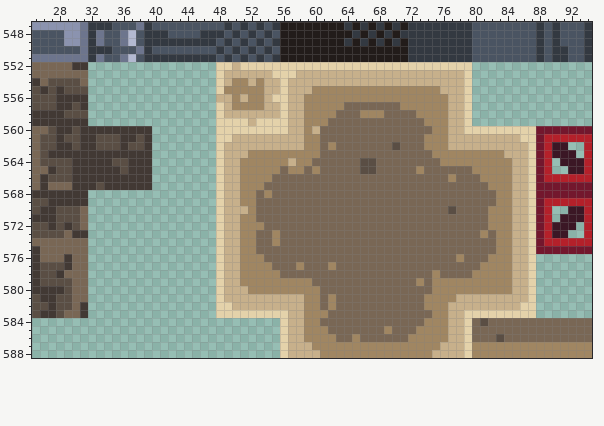
Edited in one commit: pixel-art file (rawAssets/tilesheet.aseprite). The picture above was drawn from the file before the commit.
128x2048 pixels, 1 frame. Colours within 5 levels of each other are drawn and written as one. Shown: x 25..94, y 547..588.
Now the later version:
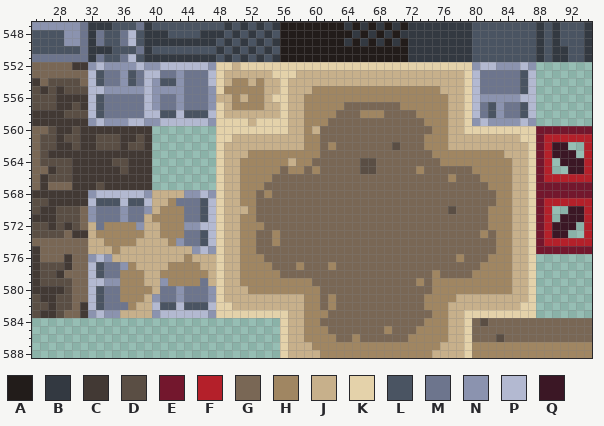
Palette (. is transparent): A #221c1a  B #333941  C #423934  D #5a4e44  E #73172d  F #b4202a  G #796755  H #a08662  J #c7b08b  K #e4d2aa  L #4a5462  M #6d758d  N #8b93af  P #b3b9d1  Q #3b1725
From old to new:
Changed rows in their new state; - is an unchanged pixel.
Layer "Flattened":
first column x 32:
552 NPNNNNPNNPPPPPPN--------------------------------NPPNNNPN
553 PLMMNLMPPMMNMMMP--------------------------------PMMMMMLP
554 PLMMNLMPNLLNMMMP--------------------------------PMMMMMLP
555 PPNNNNNPNNNNMMMN--------------------------------PMMMMMLP
556 PLMMMMMPNMMNMMMN--------------------------------PNNNNNPP
557 PLMMMMMPNMMNMMMN--------------------------------PMLNMMLP
558 PLMMMMMPPLLPLLLP--------------------------------PMLNMMLP
559 NPNNNPPNNPPPPPPN--------------------------------NPNNNNPN
first column x 32:
568 NPPPPPPNJJJJNNPN
569 PLLLPLLPJJHMMMLP
570 NMMMNMMNJHHHMMLP
571 NMMMNMMJHHHHMMLP
572 JMHHHHNJJHHHNNPP
573 JHHHHHHJJHHHMMLP
574 JJHHHHJJJJHNMMLP
575 JJJHJJJJJJJJJNPN
576 NPNJJJJJJJJJHJJJ
577 PLMMNHJJJJHHHHJJ
578 PLMMHHHJJHHHHHHJ
579 PPNNHHHJJNHHHHMJ
580 PLMMHHHHJMMNMMMN
581 PLMMHHHJNMMNMMMN
582 PLMMMHJJPLLPLLLP
583 NPNNJJJJNPPPPPPN
